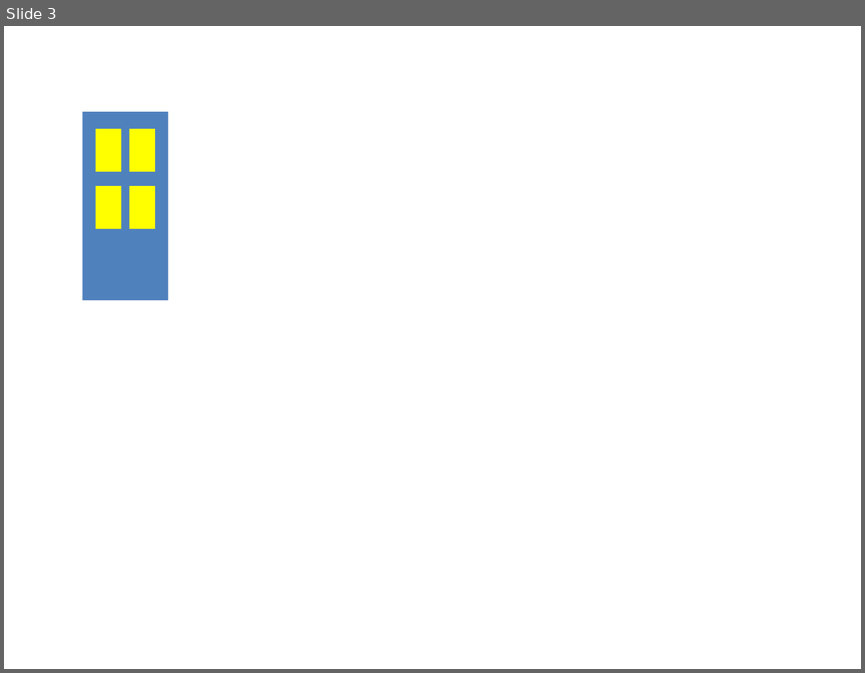
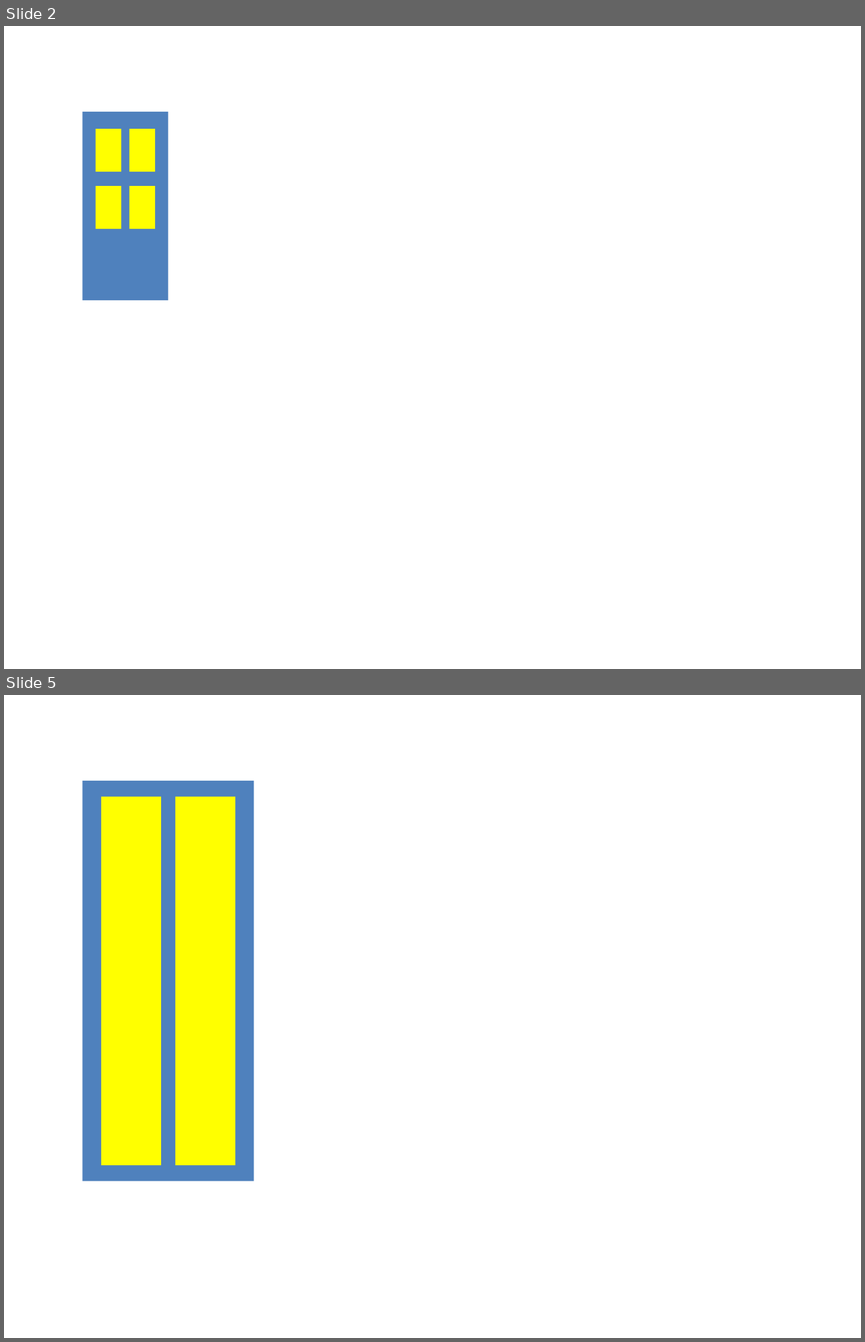
Before and after one commit to daackm/daackm.github.io, a slide deck: Window.pptx. Shown one above the other, each under a label of ours: slide 3 before the commit, slides 2 and 5 after it; the slides between them are not shown. The pictures are 865x673 and 865x1342 pixels, drawn with LibreOffice and Linux fonts; fonts in the diff are those of the drawing. Boxes give left, top, right and bottom in pixels: in the first picture for what was removed or moved away, otherwise in the second. Text is boxed around its words. In the diff, an @@ line names an element or a change of style, - is before the commit and + after.

```diff
--- a/Window.pptx
+++ b/Window.pptx
@@ slide 5 added at box(4, 695, 861, 1338), background #FFFFFF @@
@@ rectangle added at box(83, 781, 254, 1181), fill #4F81BD @@
@@ rectangle added at box(101, 796, 161, 1164), fill #FFFF00 @@
@@ rectangle added at box(175, 796, 235, 1164), fill #FFFF00 @@
@@ what was slide 3 is now slide 2 @@
```
Also in this commit, not shown: 1 slide changed, 4 other slides added, 2 slides removed, 1 other file.
